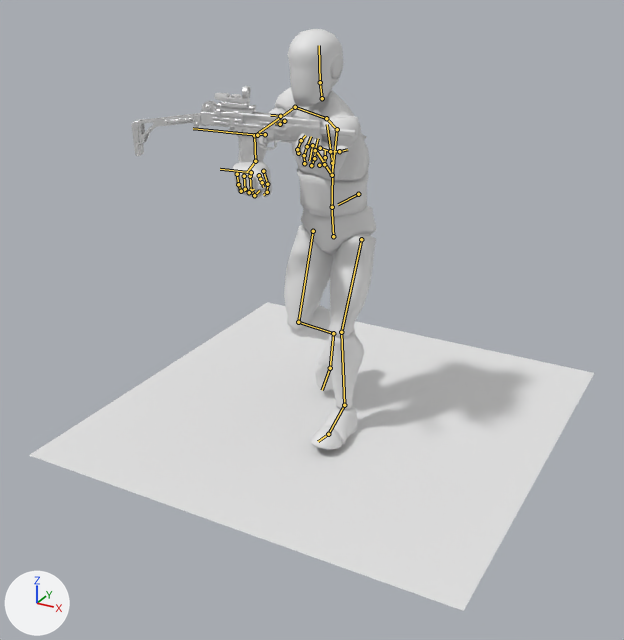
The Blender file NBender/animazioni/Fullbody/fullbody SMG anim.blend as it was, and as the next commit left it.
Before and after are seen from a 50 mm camera at (1.65, -3.24, 2.07) aimed at (-0.03, -0.18, 0.54). Arrows for +X, +Y and +Z are at lower left; the lights stay in place. Both versions are drawn at frame 20 of the action 'FullBodyAimedWalk'; the numbers are the values there. The bones that bend it are drawn over the model as lines.

Objects in the first picture: 'HumanM_BodyMesh', 'Optic_B', 'Plane', 'SMG_M_Barrel', 'SMG_M_BarrelGuard_Rail', 'SMG_M_Bolt', 'SMG_M_CDx', 'SMG_M_Mag', 'SMG_M_Rail', 'SMG_M_Receiver', 'SMG_M_Stock'.
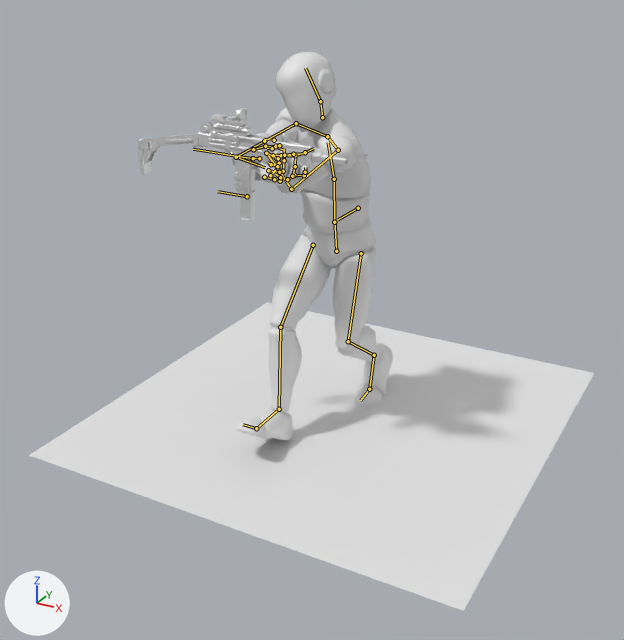
The edits, one by one:
Bone 'B-root' (bone_b_root) moves from (0.0, 0.0, -0.041) to (0.0, 0.0, -0.106).
Bone 'B-hips' (bone_b_hips) moves from (-0.012, -0.004, 0.004) to (0.002, -0.004, 0.003).
Bone 'B-spine' (bone_b_spine) turns from (2, 0, -4) to (4, 0, -4) degrees about its own x, y and z.
Bone 'B-head' (bone_b_head) turns from (-6, 0, -3) to (-1, 0, -1) degrees about its own x, y and z.
Bone 'B-middleFinger02.L' (bone_b_middlefinger02_l) turns from (11, 5, 22) to (-21, 4, 27) degrees about its own x, y and z.
Bone 'B-ringFinger01.L' (bone_b_ringfinger01_l) turns from (-65, 10, -13) to (-83, -16, -28) degrees about its own x, y and z.
Bone 'B-pinky01.L' (bone_b_pinky01_l) turns from (-49, -22, 22) to (-92, -40, 13) degrees about its own x, y and z.
Bone 'B-ringFinger01.R' (bone_b_ringfinger01_r) turns from (-86, 0, 0) to (-55, 0, 0) degrees about its own x, y and z.
Bone 'B-ringFinger02.R' (bone_b_ringfinger02_r) turns from (-45, 0, 0) to (-72, 0, 0) degrees about its own x, y and z.
Bone 'B-ringFinger03.R' (bone_b_ringfinger03_r) turns from (-39, 0, 0) to (-55, 0, 0) degrees about its own x, y and z.
Bone 'B-pinky01.R' (bone_b_pinky01_r) turns from (-90, 0, 0) to (-41, 0, 0) degrees about its own x, y and z.
Bone 'B-pinky02.R' (bone_b_pinky02_r) turns from (-17, 0, 0) to (-33, 0, 0) degrees about its own x, y and z.
Bone 'B-pinky03.R' (bone_b_pinky03_r) turns from (-47, 0, 0) to (-89, 0, 0) degrees about its own x, y and z.
Bone 'B-foot.R' (bone_b_foot_r) turns from (-11, -1, 1) to (-19, 1, 2) degrees about its own x, y and z.
Bone 'B-toe.R' (bone_b_toe_r) turns from (1, 3, 0) to (6, 3, 0) degrees about its own x, y and z.
Bone 'B-footCtrl.R' (bone_b_footctrl_r) moves from (0.008, -0.264, -0.091) to (0.009, 0.228, -0.302).
Bone 'B-foot.L' (bone_b_foot_l) turns from (13, -1, 1) to (5, -1, 1) degrees about its own x, y and z.
Bone 'B-toe.L' (bone_b_toe_l) turns from (1, -3, 3) to (43, -4, -1) degrees about its own x, y and z.
Bone 'B-handCntrl.L' (bone_b_handcntrl_l) moves from (0.355, -0.564, -0.083) to (0.652, -0.619, -0.047).
Bone 'B-handCntrl.L' (bone_b_handcntrl_l) turns from (15, 177, -60) to (-147, -16, 57) degrees about its own x, y and z.
Bone 'B-handCtrl.R' (bone_b_handctrl_r) moves from (-0.48, -0.456, -0.277) to (-0.364, -0.376, -0.129).
Bone 'B-handCtrl.R' (bone_b_handctrl_r) turns from (0, 0, 0) to (-53, 72, 37) degrees about its own x, y and z.
Bone 'B-footCtrl.L' (bone_b_footctrl_l) moves from (0.009, 0.098, 0.106) to (0.043, -0.303, 0.016).
Bone 'CB_Gun' (bone_cb_gun) moves from (0.134, 0.428, 1.425) to (0.075, 0.56, 1.432).
Bone 'CB_Gun' (bone_cb_gun) turns from (2, 0, -76) to (2, 0, -88) degrees about its own x, y and z.

Location of each change, (x1, y1, x2, y2) in pixels of the pictures (624 x 640 px):
'HumanM_BodyMesh', posed (12% wider, 8% shorter): before (232, 29, 376, 450); after (231, 52, 393, 440)
'SMG_M_Receiver', posed: before (200, 101, 323, 163); after (198, 122, 316, 194)
'SMG_M_Stock', posed (11% narrower, 7% shorter): before (131, 113, 201, 156); after (137, 134, 199, 174)
'Optic_B', posed: before (214, 86, 251, 108); after (211, 108, 247, 131)
'SMG_M_Rail', posed: before (215, 102, 256, 118); after (212, 124, 252, 141)
'SMG_M_Mag', posed: before (244, 180, 258, 196); after (240, 193, 255, 221)
'SMG_M_Bolt', posed (12% wider, 9% taller): before (270, 107, 293, 117); after (263, 131, 289, 142)
'SMG_M_BarrelGuard_Rail', posed (10% wider, 25% taller): before (275, 138, 305, 145); after (268, 163, 301, 172)
'Optic_B_Lens', posed: before (247, 88, 249, 96); after (240, 110, 245, 119)
'SMG_M_CDx', posed: before (274, 123, 287, 130); after (265, 148, 278, 154)
bone 'B-root', root to tip: before (358, 194) to (338, 204); after (358, 208) to (338, 219)
bone 'B-hips', root to tip: before (333, 236) to (331, 204); after (336, 251) to (334, 219)
bone 'B-spine', root to tip: before (332, 207) to (332, 163); after (334, 222) to (334, 179)
bone 'B-head', root to tip: before (320, 82) to (319, 45); after (320, 101) to (305, 68)
bone 'B-middleFinger02.L', root to tip: before (314, 158) to (315, 150); after (292, 176) to (295, 166)
bone 'B-ringFinger01.L', root to tip: before (304, 163) to (304, 155); after (280, 181) to (283, 171)
bone 'B-pinky01.L', root to tip: before (298, 153) to (297, 149); after (270, 175) to (277, 168)
bone 'B-ringFinger01.R', root to tip: before (244, 176) to (245, 189); after (268, 170) to (279, 172)
bone 'B-ringFinger02.R', root to tip: before (245, 189) to (249, 192); after (279, 172) to (277, 166)
bone 'B-ringFinger03.R', root to tip: before (249, 192) to (254, 189); after (277, 166) to (268, 162)
bone 'B-pinky01.R', root to tip: before (237, 174) to (238, 184); after (264, 177) to (274, 179)
bone 'B-pinky02.R', root to tip: before (238, 184) to (241, 191); after (274, 179) to (280, 177)
bone 'B-pinky03.R', root to tip: before (241, 191) to (244, 190); after (280, 177) to (275, 174)
bone 'B-foot.R', root to tip: before (333, 333) to (330, 368); after (279, 409) to (256, 428)
bone 'B-toe.R', root to tip: before (330, 368) to (322, 390); after (256, 428) to (243, 424)
bone 'B-foot.L', root to tip: before (344, 405) to (328, 434); after (374, 355) to (369, 389)
bone 'B-toe.L', root to tip: before (328, 434) to (318, 441); after (369, 389) to (360, 400)
bone 'CB_Gun', root to tip: before (257, 135) to (193, 128); after (252, 158) to (193, 149)
